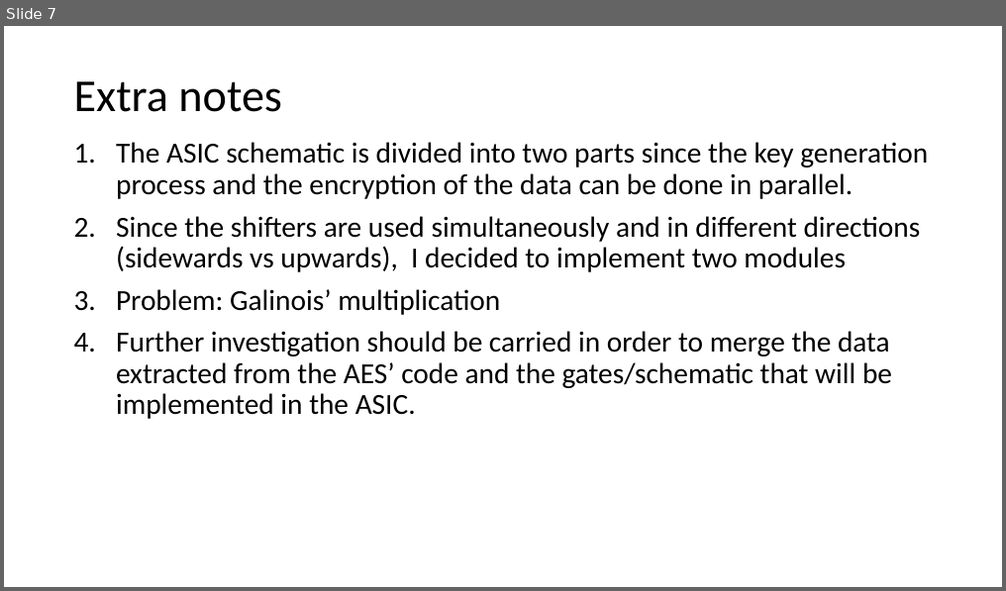
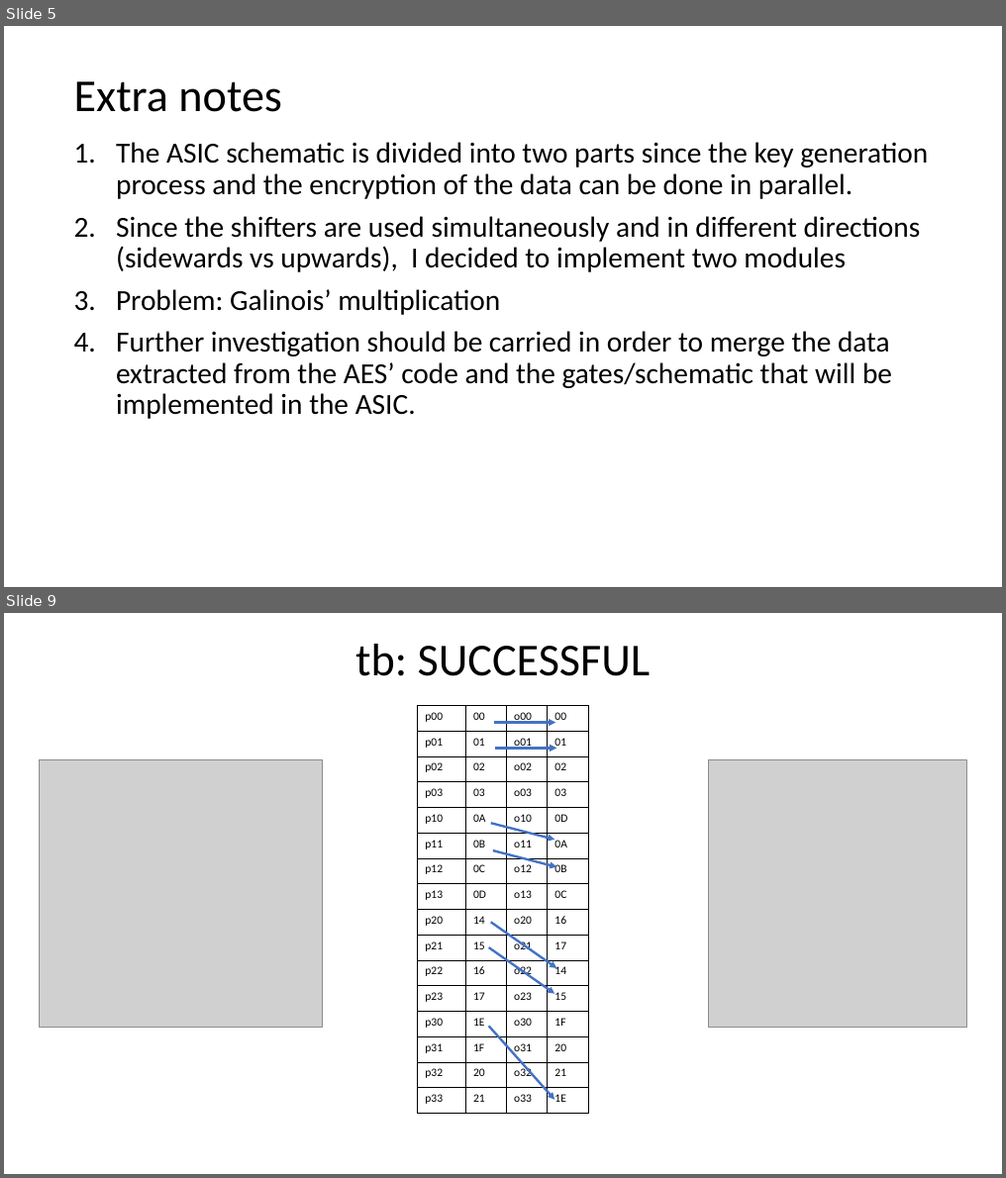
Before and after one commit to acarreteroc99/AES256-IP-Core, a slide deck: ASIC_Approach1.pptx. Shown one above the other, each under a label of ours: slide 7 before the commit, slides 5 and 9 after it; the slides between them are not shown. The pictures are 1006x591 and 1006x1178 pixels, drawn with LibreOffice and Linux fonts; fonts in the diff are those of the drawing; grey boxes stand for pictures. Boxes give left, top, right and bottom in pixels: in the first picture for what was removed or moved away, otherwise in the second. Text is boxed around its words. In the diff, an @@ line names an element or a change of style, - is before the commit and + after.

```diff
--- a/ASIC_Approach1.pptx
+++ b/ASIC_Approach1.pptx
@@ slide 9 added at (x1=4, y1=613, x2=1002, y2=1174), background #FFFFFF @@
@@ title added at (x1=355, y1=644, x2=650, y2=676), 44 pt, text #000000 @@
+tb: SUCCESSFUL
@@ table added at (x1=418, y1=706, x2=589, y2=1114), 16 rows, 4 columns @@
+p00 | 00 | o00 | 00
+p01 | 01 | o01 | 01
+p02 | 02 | o02 | 02
+p03 | 03 | o03 | 03
+p10 | 0A | o10 | 0D
+p11 | 0B | o11 | 0A
+p12 | 0C | o12 | 0B
+p13 | 0D | o13 | 0C
+p20 | 14 | o20 | 16
+p21 | 15 | o21 | 17
+p22 | 16 | o22 | 14
+p23 | 17 | o23 | 15
+p30 | 1E | o30 | 1F
+p31 | 1F | o31 | 20
+p32 | 20 | o32 | 21
+p33 | 21 | o33 | 1E
@@ arrow added from (494, 722) to (555, 722), #4472C4 2.25 pt @@
@@ picture added at (x1=40, y1=760, x2=322, y2=1027) @@
@@ arrow added from (495, 748) to (557, 748), #4472C4 2.25 pt @@
@@ picture added at (x1=709, y1=760, x2=967, y2=1028) @@
@@ arrow added from (491, 823) to (555, 840), #4472C4 2.25 pt @@
@@ arrow added from (493, 851) to (557, 867), #4472C4 2.25 pt @@
@@ arrow added from (491, 922) to (557, 968), #4472C4 2.25 pt @@
@@ arrow added from (489, 948) to (555, 994), #4472C4 2.25 pt @@
@@ arrow added from (489, 1026) to (555, 1100), #4472C4 2.25 pt @@
@@ what was slide 7 is now slide 5 @@
```
Also in this commit, not shown: 1 slide changed, 3 other slides added, 1 slide removed, 2 other files.
